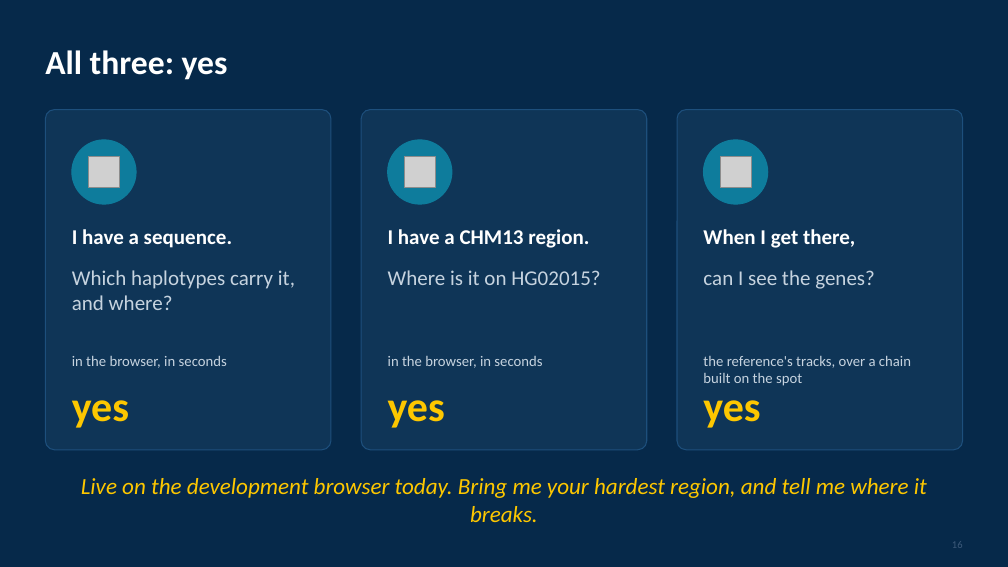
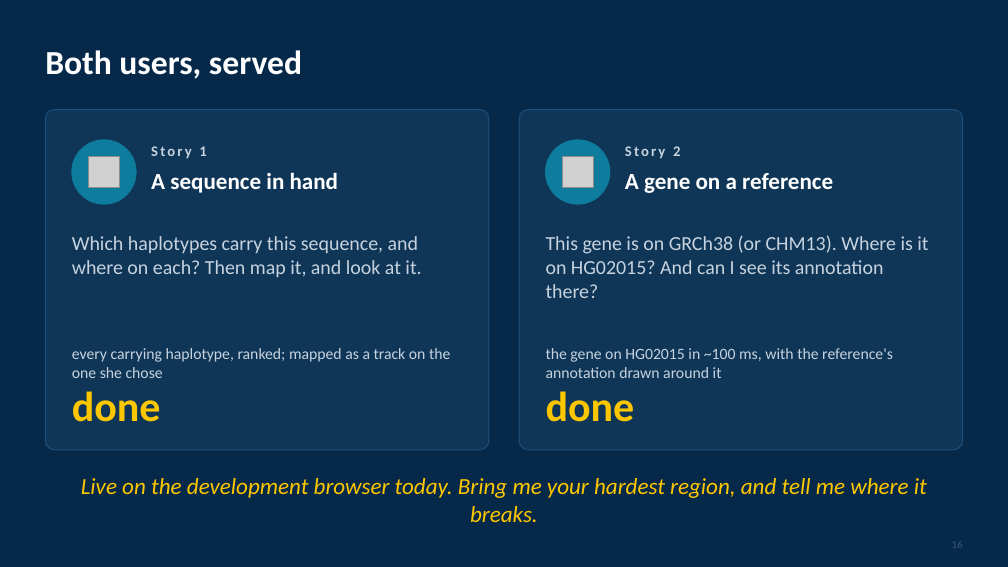
Before and after one commit to parsaeskandar/hprc_2026_poster, a slide deck: slide 16 of talk/HPRC2026_talk.pptx. Drawn at 1008x567 pixels with LibreOffice and Linux fonts; fonts in the diff are those of the drawing; grey boxes stand for pictures. Boxes give left, top, right and bottom in pixels: in the first picture for what was removed or moved away, otherwise in the second. Text is boxed around its words. In the diff, an @@ line names an element or a change of style, - is before the commit and + after.

Commit message:
Talk: frame demos as two user stories (a sequence in hand; a gene on a reference)

```diff
--- a/talk/HPRC2026_talk.pptx
+++ b/talk/HPRC2026_talk.pptx
@@ text at (45, 50, 302, 79): text changed @@
-All three: yes
+Both users, served
@@ rounded rectangle: place and size @@
-rounded rectangle at (45, 110, 331, 450)
+rounded rectangle at (45, 110, 489, 450)
@@ rounded rectangle at (45, 110, 489, 450): proportions changed @@
@@ rounded rectangle removed at (361, 110, 647, 450) @@
@@ rounded rectangle at (520, 110, 963, 450): proportions changed @@
@@ rounded rectangle: place and size @@
-rounded rectangle at (678, 110, 963, 450)
+rounded rectangle at (520, 110, 963, 450)
@@ text added at (151, 146, 206, 159), 14 pt, text #C6D3DF, bold @@
+Story 1
@@ ellipse: place and size @@
-ellipse at (388, 140, 452, 204)
+ellipse at (546, 140, 610, 204)
@@ text added at (625, 146, 680, 159), 14 pt, text #C6D3DF, bold @@
+Story 2
@@ ellipse removed at (704, 140, 768, 204) @@
@@ text added at (151, 172, 339, 193), 22 pt, text #FFFFFF, bold @@
+A sequence in hand
@@ picture: place and size @@
-picture at (405, 157, 436, 188)
+picture at (563, 157, 594, 188)
@@ text added at (625, 173, 833, 193), 22 pt, text #FFFFFF, bold @@
+A gene on a reference
@@ picture removed at (721, 157, 752, 188) @@
@@ text at (72, 236, 421, 277): text changed; size 20 to 19 pt @@
-Which haplotypes carry it, and where?
+Which haplotypes carry this sequence, and where on each? Then map it, and look at it.
@@ text removed at (72, 229, 232, 248) @@
-I have a sequence.
@@ text removed at (388, 229, 589, 248) @@
-I have a CHM13 region.
@@ text added at (546, 235, 928, 298), 19 pt, text #C6D3DF @@
+This gene is on GRCh38 (or CHM13). Where is it on HG02015? And can I see its annotation there?
@@ text removed at (703, 229, 855, 248) @@
-When I get there,
@@ text removed at (388, 270, 600, 285) @@
-Where is it on HG02015?
@@ text removed at (703, 270, 875, 289) @@
-can I see the genes?
@@ text at (72, 348, 450, 378): text changed; size 40 to 15 pt; text colour #FDC700 to #C6D3DF; bold off @@
-yes
+every carrying haplotype, ranked; mapped as a track on the one she chose
@@ text "every carrying haplotype, ranked; mapped ..." at (72, 348, 450, 378): vertical alignment middle to top @@
@@ text removed at (72, 356, 227, 368) @@
-in the browser, in seconds
@@ text removed at (388, 356, 542, 368) @@
-in the browser, in seconds
@@ text added at (546, 348, 893, 378), 15 pt, text #C6D3DF @@
+the gene on HG02015 in ~100 ms, with the reference's annotation drawn around it
@@ text removed at (703, 356, 911, 386) @@
-the reference's tracks, over a chain built on the spot
@@ text added at (72, 391, 161, 422), 40 pt, text #FDC700, bold @@
+done
@@ text removed at (388, 400, 445, 428) @@
-yes
@@ text added at (546, 391, 635, 422), 40 pt, text #FDC700, bold @@
+done
@@ text removed at (703, 400, 760, 428) @@
-yes
```
Also in this commit, not shown: 6 other slides changed, 4 other files.
